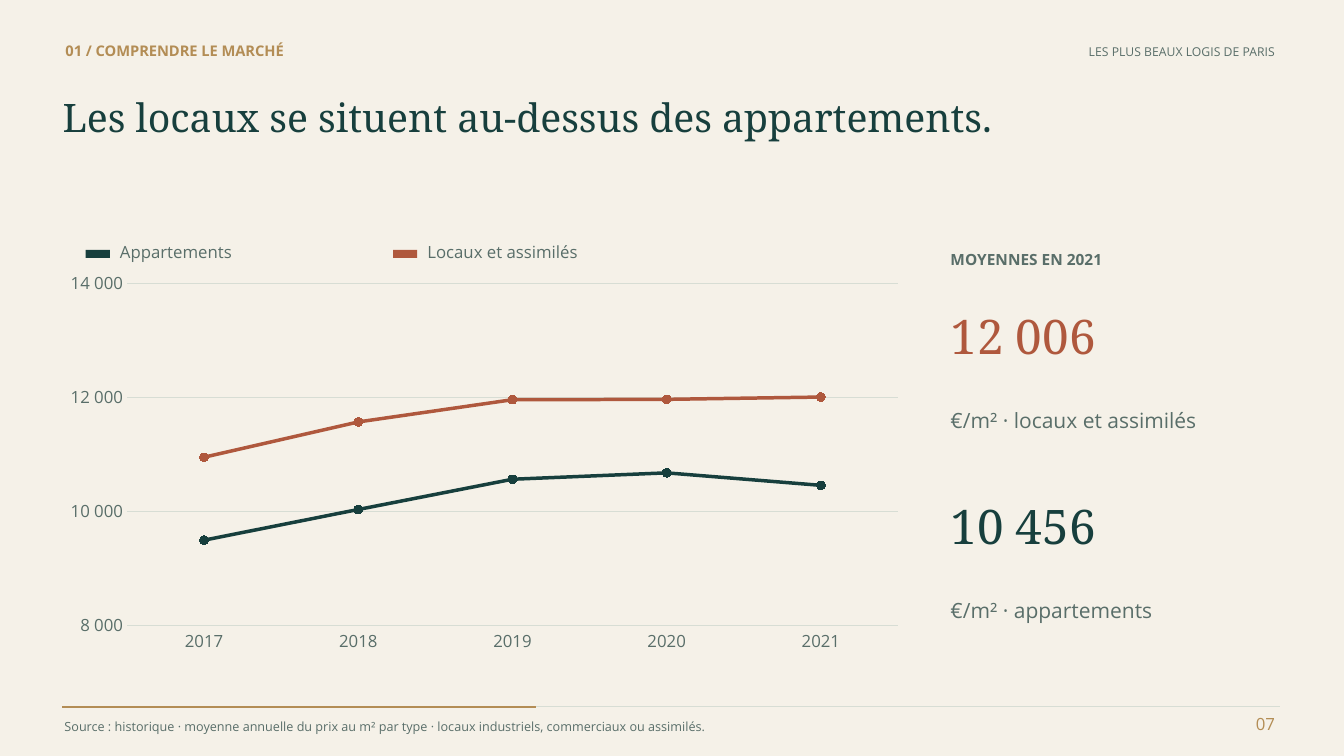
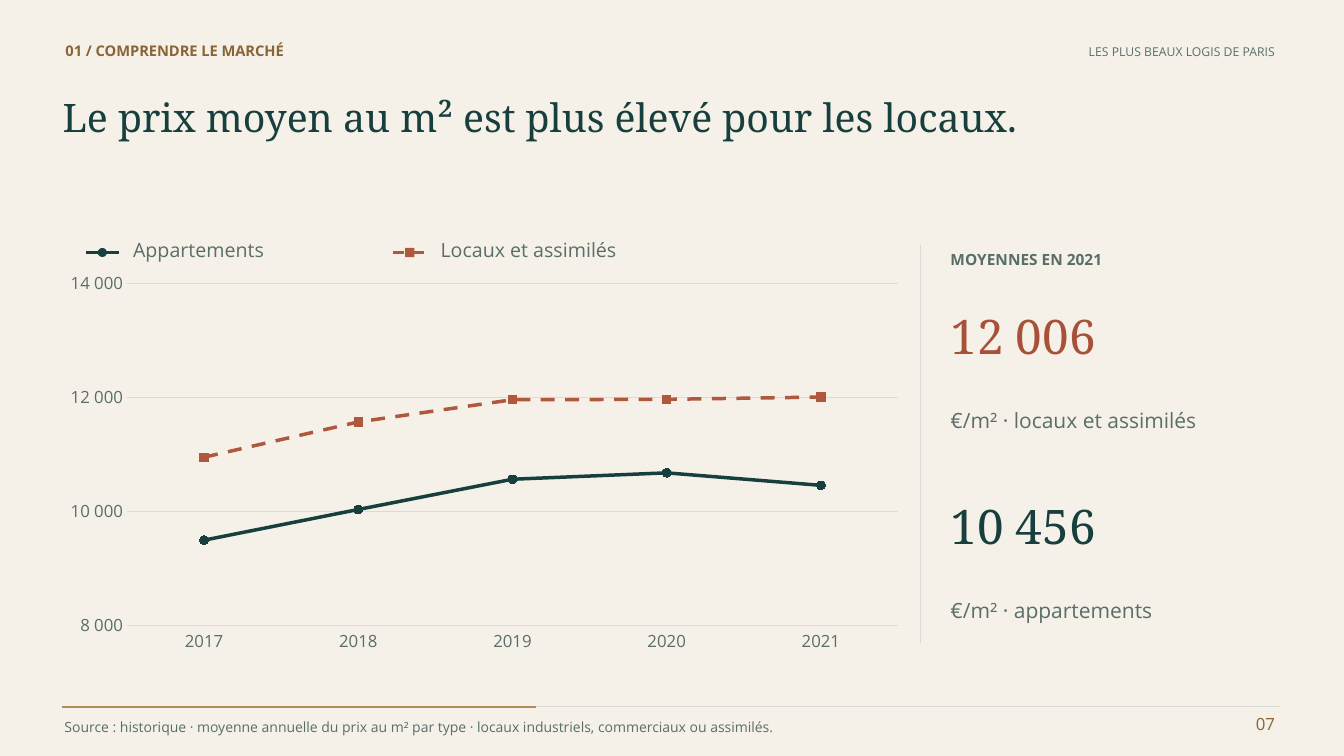
Before and after one commit to steve57000/p8, a slide deck: slide 7 of livrables/Bell_Steve_2_presentation_102026.pptx. Drawn at 1344x756 pixels with LibreOffice and Linux fonts; fonts in the diff are those of the drawing. Boxes give left, top, right and bottom in pixels: in the first picture for what was removed or moved away, otherwise in the second. Text is boxed around its words. In the diff, an @@ line names an element or a change of style, - is before the commit and + after.

```diff
--- a/livrables/Bell_Steve_2_presentation_102026.pptx
+++ b/livrables/Bell_Steve_2_presentation_102026.pptx
@@ text "01 / COMPRENDRE LE MARCHÉ" at <box>65,43,284,56</box>: text colour #B38D55 to none @@
@@ text at <box>63,99,1017,142</box>: text changed @@
-Les locaux se situent au-dessus des appartements.
+Le prix moyen au m² est plus élevé pour les locaux.
@@ text "Appartements": place and size @@
-text "Appartements" at <box>120,246,232,262</box>
+text "Appartements" at <box>133,243,264,262</box>
@@ text "Appartements" at <box>133,243,264,262</box>: size 12 to 14 pt, text colour #596E69 to none @@
@@ text "Locaux et assimilés" at <box>441,242,616,257</box>: size 12 to 14 pt, text colour #596E69 to none @@
@@ text "Locaux et assimilés": place and size @@
-text "Locaux et assimilés" at <box>427,245,578,258</box>
+text "Locaux et assimilés" at <box>441,242,616,257</box>
@@ rectangle removed at <box>86,250,110,258</box> @@
@@ line added from (86, 252) to (119, 252), #173F3D 2 pt @@
@@ ellipse added at <box>98,248,107,257</box>, fill #173F3D @@
@@ line added from (393, 252) to (426, 252), #AF583D 2 pt dashed @@
@@ rectangle: place and size @@
-rectangle at <box>393,250,417,258</box>
+rectangle at <box>405,248,414,257</box>
@@ line added from (921, 245) to (921, 643), #D7DDD4 0.65 pt @@
@@ text "Source : historique · moyenne ..." at <box>64,721,773,736</box>: size 9 to 10 pt, text colour #596E69 to none @@
@@ text "07" at <box>1256,718,1275,730</box>: text colour #B38D55 to none @@
```
Also in this commit, not shown: 16 other slides changed, 2 other files.
